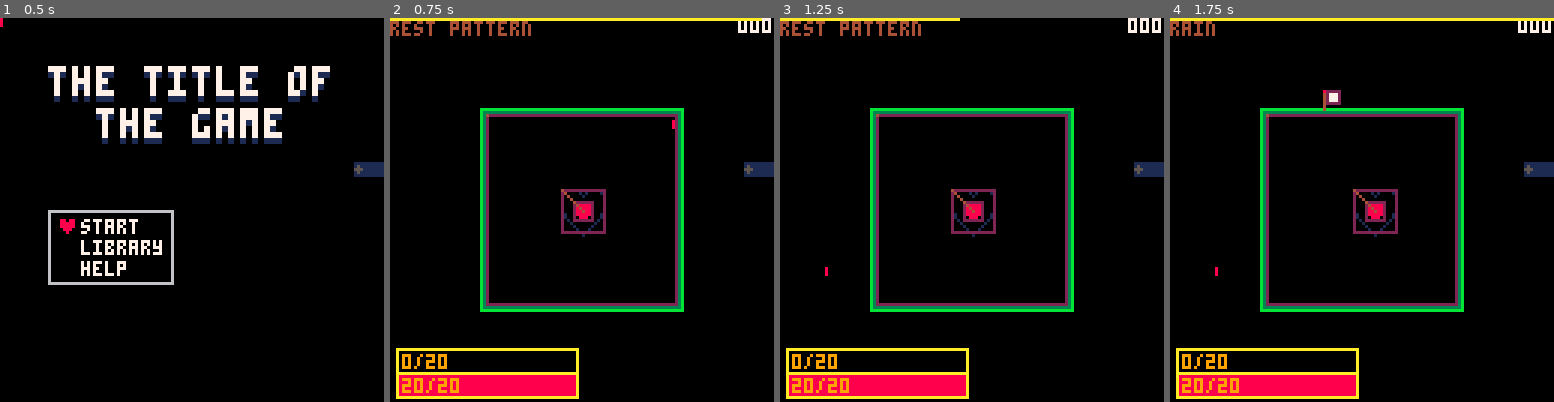
Above: before the commit, frames 1-4 (left to right).
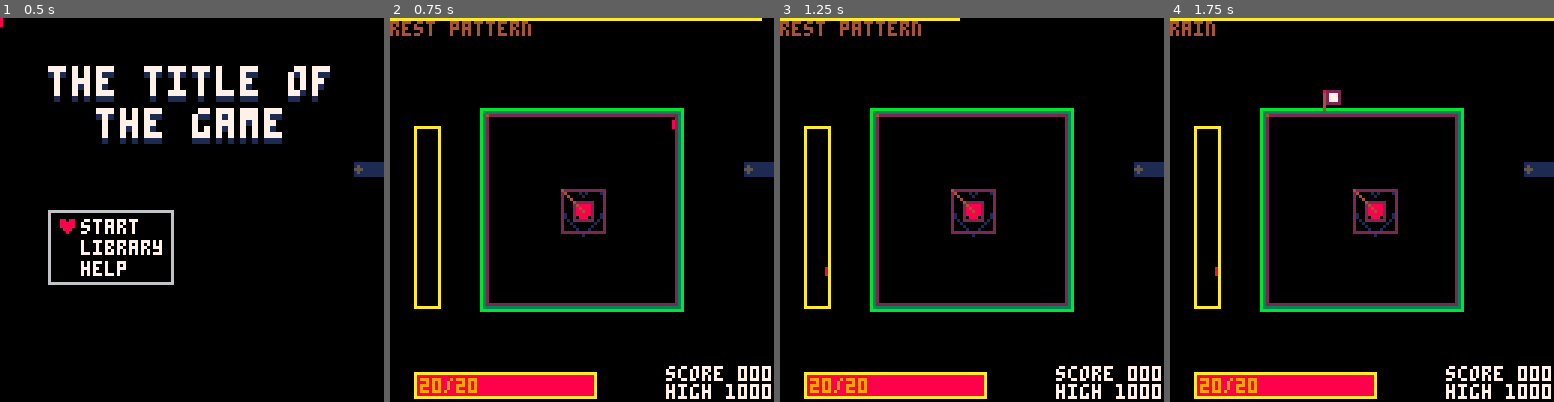
Above: after the commit, the same moments.

Repository: GiovanH/Pico8_Dev
Game: PICO-8 cartridge undertale.p8
Two runs of this game, one before a commit and one after it. Both use one fixed random seed, a clock stepped at 60 frames per second and the inputs below.
Inputs (mouse positions are in pixels of both pictures, inside the frame that each line leads up to):
- Up to frame 1 (0.5 s): tap X (X key) at 0.33 s
- Up to frame 2 (0.75 s): click (670, 121) at 0.67 s; tap O (Z key) at 0.7 s
- Up to frame 3 (1.25 s): tap X (X key) at 1.07 s; click (826, 267) at 1.22 s
- Up to frame 4 (1.75 s): hold Right from 1.6 s (still down); tap O (Z key) at 1.7 s

Frame 1 is identical in both runs. In frame 2, 3.8% of the frame differs, in the area x 1-100%, y 0-100%; in frame 3, 3.8%; in frame 4, 3.8%.

Commit message:
Library polish

Diff:
--- a/template.p8
+++ b/template.p8
@@ -37,8 +37,8 @@
 -- print all arguments
 function printa(...)
  s = ""
- foreach({...}, function(a) s ..= ','..tostring(a) end)
- printh(s)
+ foreach({...}, function(a) s ..= tostring(a)..',' end)
+ printh(sub(s, 0, #s-1))
 end
 
 -- multiple return concatenation
--- a/undertale.p8
+++ b/undertale.p8
@@ -14,6 +14,8 @@
 
 local debug = true  -- (stat(6) == 'debug')
 local cur_stage = nil
+
+local high_score = 10
 
 -->8
 -- utility
@@ -184,8 +186,8 @@
 -- print all arguments
 function printa(...)
  s = ""
- foreach({...}, function(a) s ..= ','..tostring(a) end)
- printh(s)
+ foreach({...}, function(a) s ..= tostring(a)..',' end)
+ printh(sub(s, 0, #s-1))
 end
 
 -- multiple return concatenation
@@ -864,7 +866,7 @@
  if (self.sp >= 20) then
   self.sp = 0
   self.hp = min(20, self.hp + 1)
-  self.stage:addscore(2)
+  self.stage:addscore(2, 11)
  end
  return true
 end
@@ -878,17 +880,22 @@
 end
 function t_soul:drawui()
  if (self.isdemo) return
- function drawbar(amt, max, col, origin)
-  local perc = amt / max
-  local hpbox = bbox(origin, vec(60, 8))
-  local hplostv = vec(hpbox.w * (perc - 1), 0)
-
-  rectfill(mrconcatu(hpbox:grow(hplostv), col))
-  rect(mrconcatu(hpbox, 10))
-  print(amt .. "/" .. max, mrconcatu(origin+vec(2,2), 9))
- end
- drawbar(self.hp, 20, 8, vec(2, 118))
- drawbar(self.sp, 20, 3, vec(2, 110))
+ local amt, max, col, origin = self.hp, 20, 8, vec(8, 118)
+ local perc = amt / max
+ local hpbox = bbox(origin, vec(60, 8))
+ local hplostv = vec(hpbox.w * (perc - 1), 0)
+ rectfill(mrconcatu(hpbox:grow(hplostv), col))
+ rect(mrconcatu(hpbox, 10))
+ print(amt .. "/" .. max, mrconcatu(origin+vec(2,2), 9))
+
+ local amt, max, col, origin = self.sp, 20, 3, vec(8, 96)
+ local perc = amt / max
+ local hpbox = bbox(origin, vec(8, -60))
+ local hplostv = vec(0, hpbox.h * (perc - 1))
+ printa(perc, hpbox, hplost)
+ rectfill(mrconcatu(hpbox:grow(hplostv), col))
+ rect(mrconcatu(hpbox, 10))
+-- print(amt .. "/" .. max, mrconcatu(origin+vec(2,2), 9))
 
 end
 
@@ -923,7 +930,7 @@
  color(8)
  rect(self.hbox:grow(vec_noneone):unpack())
  print("!", self.hbox:center():__sub(1, 3):unpack())
- -- mob.draw(self)
+-- mob.draw(self)
 end
 
 -- Bullets
@@ -1038,10 +1045,9 @@
  self.vel = self.stage.o_soul.pos:__sub(self.pos):norm()
 end
 
-
 local b_missile = t_bullet:extend{
  ttl = 600,
- dmg = 1,
+ dmg = 4,
  anim = nil,
  size = vec(4),
  bsize = vec(4),
@@ -1050,11 +1056,12 @@
 function b_missile:update()
  local v_towards = self.stage.o_soul.pos:__sub(self.pos):norm()
  -- self.acc = self.acc:norm()*0.4+ v_towards*0.05
- self.vel = self.vel:norm()*0.35 + v_towards*0.05
+ self.vel = self.vel*0.88 + v_towards*0.05
  t_bullet.update(self)
  self.v_towards = v_towards
 end
 function b_missile:draw()
+ pal(self.paltab)
  local path = {
   vec(2, 0),
   vec(-6, 3),
@@ -1062,7 +1069,7 @@
   vec(2, 0)
  }
  draw_beam(path, self.pos, atan2(self.v_towards:unpack()), 7)
-t_bullet.draw(self)
+ t_bullet.draw(self)
 end
 
 -- Patterns
@@ -1081,12 +1088,17 @@
  line(0, 0, 128*(self.ttl / self.lifespan), 0, 10)
 end
 function t_pattern:addchild(newbullet)
- add(self.children, self.stage:add(newbullet))
+ if (self.stage) add(self.children, self.stage:add(newbullet))
 end
 function t_pattern:destroy()
  foreach(self.children, function(c) c:destroy() end)
  entity.destroy(self)
 end
+function t_pattern:toblurb()
+ return self.name
+ .. '\ndmg: ' .. tostring(self.dmg)
+ .. '\nlen: ' .. tostring(self.lifespan / 60) .. ' secs'
+end
 
 local pat_rest = t_pattern:extend{
  name = "rest pattern",
@@ -1095,10 +1107,17 @@
 
 local t_pattern_compound = t_pattern:extend{
  name = "base compound pattern",
- subpatterns = nil
+ subpatterns = nil,
+ dmg = "calc!",
+ lifespan = "calc!"
 }
 function t_pattern_compound:onadd()
  self.children = {}
+
+ local d = ''
+ foreach(self.subpatterns, function(a) d ..= tostring(a.dmg) .. ',' end)
+ self.dmg = sub(d, 0, #d-1)
+
  for p in all(self.subpatterns) do
   local c = self.stage:add(p(self.arena))
   add(self.children, c)
@@ -1114,6 +1133,7 @@
 
 local pat_rain = t_pattern:extend{
  name = "rain",
+ dmg = b_fall.dmg .. '/ea',
  lifespan = 8 * 60
 }
 function pat_rain:coupdate()
@@ -1130,6 +1150,7 @@
 
 local pat_circthrow = t_pattern:extend{
  name = "circle thrower",
+ dmg = b_thrown.dmg .. '/ea',
  lifespan = 6 * 60
 }
 function pat_circthrow:coupdate()
@@ -1147,6 +1168,7 @@
 
 local pat_randthrow = t_pattern:extend{
  name = "thrower",
+ dmg = b_thrown.dmg .. '/ea',
  lifespan = 5 * 60
 }
 function pat_randthrow:coupdate()
@@ -1166,16 +1188,9 @@
 local pat_miner = t_pattern:extend{
  name = "miner",
  lifespan = 6 * 60,
+ dmg = b_mine.dmg .. '/ea',
  density = 4
 }
-function pat_miner.wdensity(d)
- function c()
-  local m = pat_miner()
-  m.density = d
-  return m
- end
- return c
-end
 function pat_miner:coupdate()
  local arena = self.stage.arena
  local o_soul = self.stage.o_soul
@@ -1203,10 +1218,12 @@
 
  end
 end
-
-
+local pat_miner_d3 = pat_miner:extend{
+ density = 3
+}
 local pat_missile = t_pattern:extend{
  name = "missile",
+ dmg = b_missile.dmg,
  lifespan = 8 * 60
 }
 function pat_missile:coupdate()
@@ -1215,7 +1232,7 @@
 
 local pat_comptest = t_pattern_compound:extend{
  name = "compound pattern",
- subpatterns = {pat_miner.wdensity(3), pat_missile}
+ subpatterns = {pat_miner_d3, pat_missile}
 }
 
 local lib_patterns = {
@@ -1242,7 +1259,7 @@
  rectfill(0, 0, box.x0, 128, 00)
  rectfill(0, box.y1, 128, 128, 00)
  rectfill(box.x1, 0, 128, 128, 00)
- -- entity.draw(self)
+-- entity.draw(self)
 end
 
 local t_arena = mob:extend{
@@ -1267,14 +1284,16 @@
 end
 function t_arena:onadd()
  self.stage.arena = self
- -- self.stage:add(t_arena_frame(self))
+-- self.stage:add(t_arena_frame(self))
 end
 function t_arena:coupdate()
  while true do
   -- Rest
-  printh("resting")
-  self.cur_pattern = self.stage:add(pat_rest(self))
-  while (self.cur_pattern) do yield() end
+  if not self.onlypattern then
+   printh("resting")
+   self.cur_pattern = self.stage:add(pat_rest(self))
+   while (self.cur_pattern) do yield() end
+  end
 
   -- New wave
   self:new_wave()
@@ -1282,7 +1301,7 @@
   while (self.cur_pattern) do yield() end
   printa("waveperfect", self.waveperfect)
   if self.waveperfect then
-   self.stage:addscore(5)
+   self.stage:addscore(3, 10)
   else
    self.stage:addscore(1)
   end
@@ -1315,16 +1334,20 @@
 
 local t_scoreclock = entity:extend{}
 function t_scoreclock:drawui()
- prints(self.stage.score..'00', 128, 0, 7, 0, true)
+ local highcol = 7
+ if (high_score == self.stage.score) highcol = 10
+ prints("score ".. self.stage.score..'00', 128, 116, 7, 0, true)
+ prints("high ".. high_score..'00', 128, 122, highcol, 0, true)
 end
 
 local t_scorefx = particle:extend{}
-function t_scorefx:init(pos, vel, score)
+function t_scorefx:init(pos, vel, score, color)
  self.score = score
- particle.init(self, pos, vel, vec_zero, 80, 0)
+ self.color = color
+ particle.init(self, pos, vel, vec_zero, 30, 0)
 end
 function t_scorefx:draw()
- prints(self.score..'00', mrconcatu(self.pos, 7, 0, true))
+ prints(self.score..'00', mrconcatu(self.pos, self.color, 0, true))
 end
 
 st_game = stage:extend{}
@@ -1338,17 +1361,48 @@
 
  self.score = 0
 end
-function st_game:addscore(points)
+function st_game:addscore(points, color)
+ color = color or 7
  self.score += points
- self:add(t_scorefx(vec(128, 0), vec(0, 1), points))
-end
-
-local t_inspectmenu = entity:extend{}
-function t_inspectmenu:init()
- entity.init(self)
-end
+ high_score = max(high_score, self.score)
+ self:add(t_scorefx(vec(128, 116), vec(0, -1), points, color))
+end
+
+local t_inspectmenu = entity:extend{
+ sel_index = 1,
+ menubox = bbox.fromxywh(16,88,96,32),
+ sel_origin = vec(92, 12)
+}
 function t_inspectmenu:drawui()
- rect(mrconcatu(bbox.fromxywh(16,96-8,96,32), 7))
+ rect(mrconcatu(self.menubox, 7))
+ for i,v in ipairs(lib_patterns) do
+  local c = 7
+  if i == self.sel_index then
+   c = 10
+   print("♥", mrconcatu(self.sel_origin + vec(-8, i*8), 8))
+  end
+  print(v.name, mrconcatu(self.sel_origin + vec(0, i*8), c))
+ end
+
+ local cur_pat = self.stage.o_arena.cur_pattern
+ if (cur_pat) print(cur_pat:toblurb(), mrconcatu(self.menubox.origin + vec(2), 7))
+
+end
+function t_inspectmenu:update()
+ entity.update(self)
+ local newindex = self.sel_index
+ if (btnp(4)) newindex += 1
+ if (newindex > #lib_patterns) newindex = 1
+ if (btnp(5)) newindex -= 1
+ if (newindex < 1 ) newindex = #lib_patterns
+
+ if newindex != self.sel_index then
+  printa(newindex, #lib_patterns)
+  local arena = self.stage.o_arena
+  arena.onlypattern = lib_patterns[newindex]
+  arena.cur_pattern:destroy()
+  self.sel_index = newindex
+ end
 end
 
 st_game_inspect = st_game:extend{
Not shown, changed: the music (__music__) section of undertale.p8
Not shown, changed: the sound effects (__sfx__) section of undertale.p8
